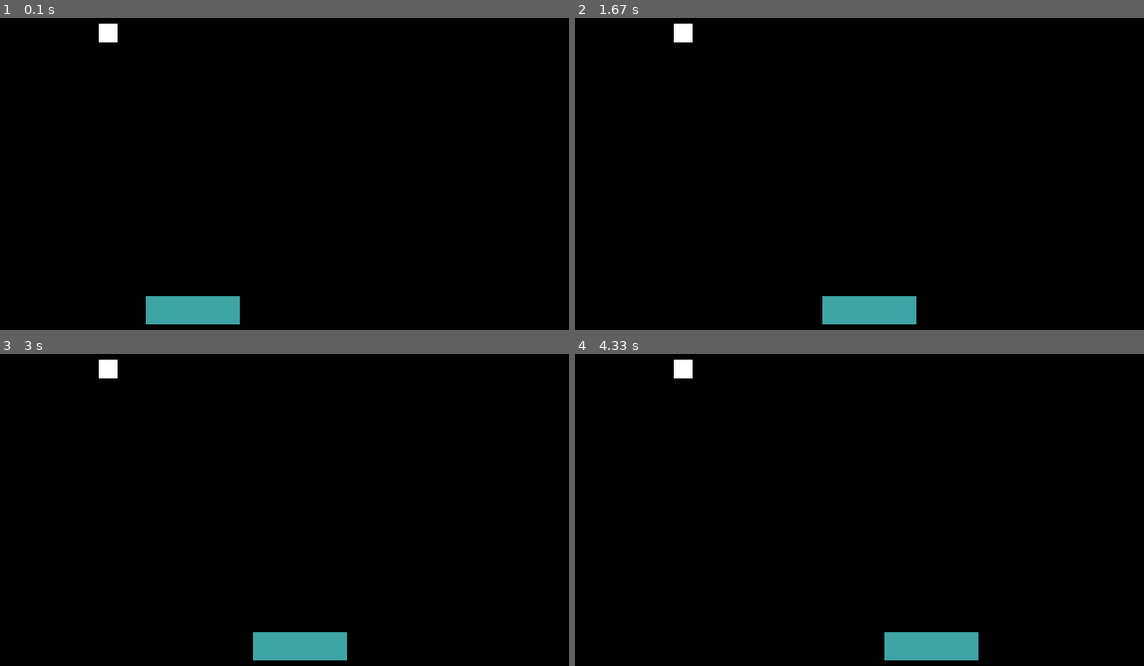
Above: before the commit, frames 1-4 (two rows, left to right).
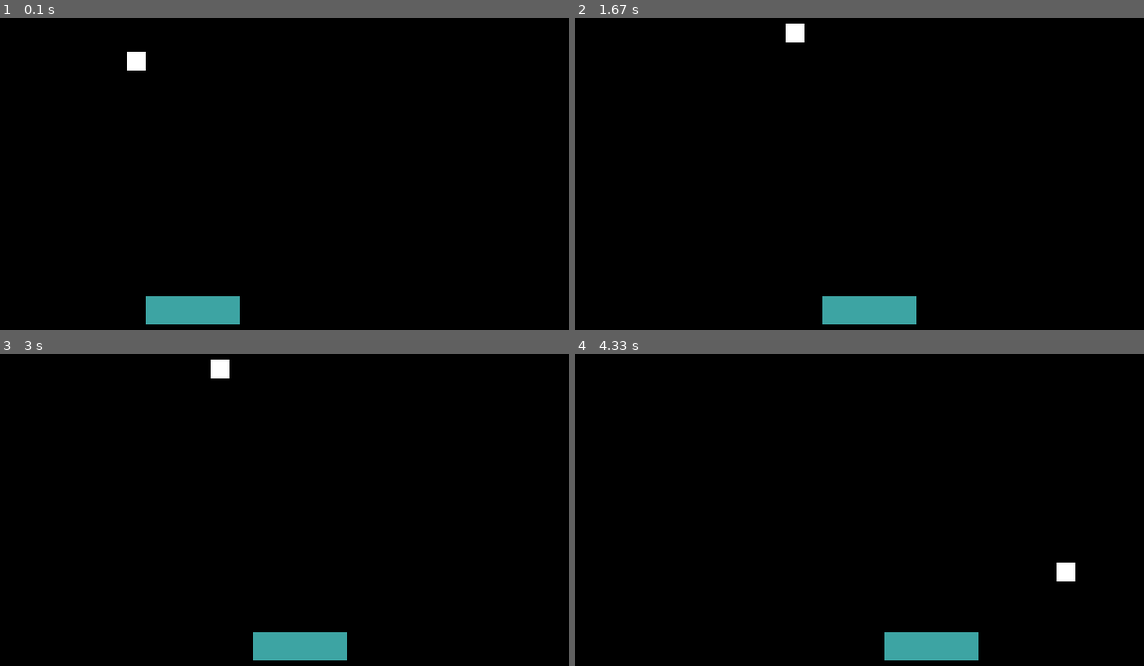
Above: after the commit, the same moments.

Repository: angelo-filho/activity-4-5
Game: pygame game, started from breakout/breakout.py
Two runs of this game, one before a commit and one after it. Both use one fixed random seed, a clock stepped at 60 frames per second and the inputs below.
Inputs:
- Up to frame 1 (0.1 s): no input
- Up to frame 2 (1.67 s): hold Right 0.33-0.8 s; hold Right 0.83-1.3 s; hold Left from 1.33 s (still down)
- Up to frame 3 (3 s): release Left at 1.87 s; hold Left 1.9-2.3 s; hold Right 2.33-2.97 s
- Up to frame 4 (4.33 s): hold Left 3-3.47 s; hold Right 3.5-3.97 s; hold Right from 4 s (still down)

The runs differ from the first frame. In frame 1, 0.4% of the frame differs, in the area x 17-26%, y 1-17%; in frame 2, 0.4%; in frame 3, 0.4%; in frame 4, 0.4%.

Commit message:
Change Ball.py directory

Diff:
--- a/breakout/Classes/Ball.py
+++ /dev/null
@@ -1,80 +0,0 @@
-import pygame
-from random import randint, choice
-from math import cos, sin, radians
-
-BLACK = (0, 0, 0)
-
-
-class Ball(pygame.sprite.Sprite):
-
-    def __init__(self, color, width, height):
-        super().__init__()
-        self.image = pygame.Surface([width, height])
-        self.image.fill(BLACK)
-        self.image.set_colorkey(BLACK)
-        pygame.draw.rect(self.image, color, [0, 0, width, height])
-        self.rect = self.image.get_rect()
-
-        self.MIN_SPEED = 5
-        self.MAX_SPEED = 10
-        self.speed_increment = 0.5
-        self.speed = self.MIN_SPEED
-
-        self.dx = 1
-        self.dy = 1
-
-        self.restart_frames = 0
-        self.MAX_RESTART_FRAMES = 120
-
-        self.MOVE_STATE = 0
-        self.RESTART_STATE = 1
-        self.state = self.MOVE_STATE
-
-    def update(self):
-        if self.state == self.MOVE_STATE:
-            self.movement()
-        elif self.state == self.RESTART_STATE:
-            self.restart_update()
-
-    def movement(self):
-        self.rect.x += self.speed * self.dx
-        self.rect.y += self.speed * self.dy
-
-        self.collision_with_wall()
-
-    def collision_with_wall(self):
-        if self.rect.left <= 0 or self.rect.right >= 800:
-            self.dx *= -1
-        elif self.rect.top <= 0 and self.dy < 0:
-            self.dy *= -1
-
-    def randomize_angle(self, a, b, x_direction, y_direction=-1):
-        random_angle = randint(a, b)
-        angle = radians(random_angle)
-        self.dx = cos(angle) * x_direction
-        self.dy = sin(angle) * y_direction
-
-    def collision_with_paddle(self, player_rect: pygame.rect.Rect):
-        self.speed += self.speed_increment
-
-        if player_rect.left <= self.rect.right < player_rect.left + 10:
-            self.randomize_angle(20, 30, -1)
-        elif player_rect.right >= self.rect.left > player_rect.right - 10:
-            self.randomize_angle(20, 30, 1)
-        elif player_rect.left + 10 <= self.rect.centerx < player_rect.centerx:
-            self.randomize_angle(35, 45, -1)
-        elif player_rect.right - 10 >= self.rect.centerx >= player_rect.centerx:
-            self.randomize_angle(35, 45, 1)
-
-    def restart_update(self):
-        self.restart_frames += 1
-        if self.restart_frames == self.MAX_RESTART_FRAMES:
-            self.restart_frames = 0
-            self.state = self.MOVE_STATE
-
-    def reset_ball(self):
-        self.rect.x = randint(200, 600)
-        self.rect.y = 350
-        self.randomize_angle(25, 45, choice([1, -1]), 1)
-        self.speed = self.MIN_SPEED
-        self.state = self.RESTART_STATE
--- a/breakout/model/Ball.py
+++ b/breakout/model/Ball.py
@@ -1,4 +1,6 @@
 import pygame
+from random import randint, choice
+from math import cos, sin, radians
 
 BLACK = (0, 0, 0)
 
@@ -13,12 +15,66 @@
         pygame.draw.rect(self.image, color, [0, 0, width, height])
         self.rect = self.image.get_rect()
 
+        self.MIN_SPEED = 5
+        self.MAX_SPEED = 10
+        self.speed_increment = 0.5
+        self.speed = self.MIN_SPEED
+
         self.dx = 1
         self.dy = 1
 
+        self.restart_frames = 0
+        self.MAX_RESTART_FRAMES = 120
+
+        self.MOVE_STATE = 0
+        self.RESTART_STATE = 1
+        self.state = self.MOVE_STATE
+
     def update(self):
-        pass
+        if self.state == self.MOVE_STATE:
+            self.movement()
+        elif self.state == self.RESTART_STATE:
+            self.restart_update()
 
-    def collision_ball_wall(self):
+    def movement(self):
+        self.rect.x += self.speed * self.dx
+        self.rect.y += self.speed * self.dy
+
+        self.collision_with_wall()
+
+    def collision_with_wall(self):
         if self.rect.left <= 0 or self.rect.right >= 800:
             self.dx *= -1
+        elif self.rect.top <= 0 and self.dy < 0:
+            self.dy *= -1
+
+    def randomize_angle(self, a, b, x_direction, y_direction=-1):
+        random_angle = randint(a, b)
+        angle = radians(random_angle)
+        self.dx = cos(angle) * x_direction
+        self.dy = sin(angle) * y_direction
+
+    def collision_with_paddle(self, player_rect: pygame.rect.Rect):
+        self.speed += self.speed_increment
+
+        if player_rect.left <= self.rect.right < player_rect.left + 10:
+            self.randomize_angle(20, 30, -1)
+        elif player_rect.right >= self.rect.left > player_rect.right - 10:
+            self.randomize_angle(20, 30, 1)
+        elif player_rect.left + 10 <= self.rect.centerx < player_rect.centerx:
+            self.randomize_angle(35, 45, -1)
+        elif player_rect.right - 10 >= self.rect.centerx >= player_rect.centerx:
+            self.randomize_angle(35, 45, 1)
+
+    def restart_update(self):
+        self.restart_frames += 1
+        if self.restart_frames == self.MAX_RESTART_FRAMES:
+            self.restart_frames = 0
+            self.state = self.MOVE_STATE
+
+    def reset_ball(self):
+        self.rect.x = randint(200, 600)
+        self.rect.y = 350
+        self.randomize_angle(25, 45, choice([1, -1]), 1)
+        self.speed = self.MIN_SPEED
+        self.state = self.RESTART_STATE
